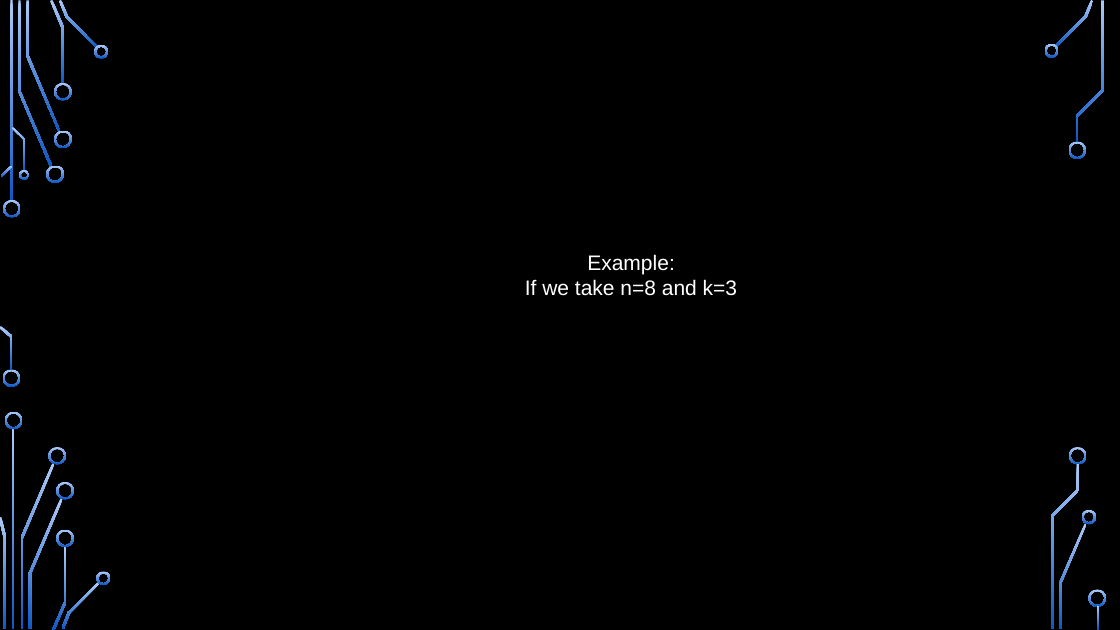
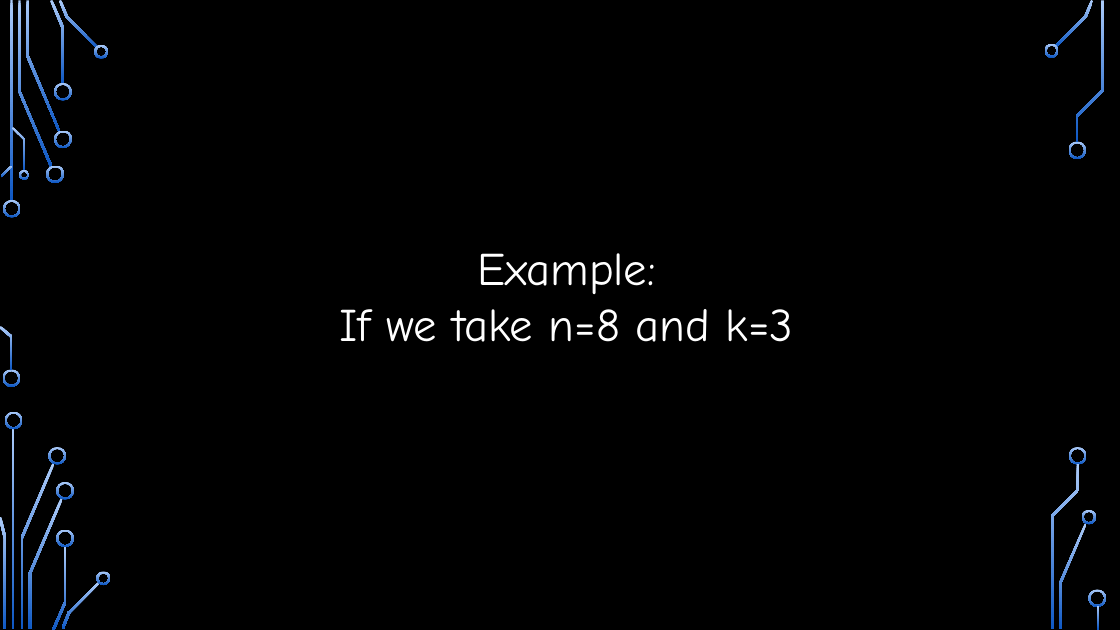
Before and after one commit to arcadesArena/college-sem3-dsaJosephusAssignment, a slide deck: slide 5 of presentaiton.pptx. Drawn at 1120x630 pixels with LibreOffice and Linux fonts; fonts in the diff are those of the drawing; background and template pictures are left out. Boxes give left, top, right and bottom in pixels: in the first picture for what was removed or moved away, otherwise in the second. Text is boxed around its words. In the diff, an @@ line names an element or a change of style, - is before the commit and + after.

```diff
--- a/presentaiton.pptx
+++ b/presentaiton.pptx
@@ text "Example:": place and size @@
-text "Example:" at bbox=[525, 254, 737, 296]
+text "Example:" at bbox=[340, 253, 794, 342]
@@ text "Example:" at bbox=[340, 253, 794, 342]: size 18 to 40 pt, font Arial to Comic Neue @@
```
Also in this commit, not shown: 6 other slides changed, 1 slide added, 1 slide removed.
